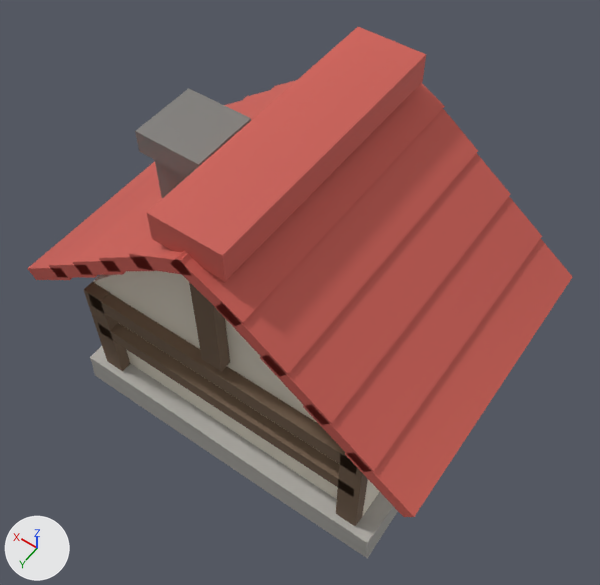
An edit to the glTF model apps/client/public/assets/slice/settlement.glb, drawn before and after from the same camera.
Rendered twice from a 50 mm lens placed at (-0.186, 0.259, 0.494), pointed at (-0.007, 0.009, 0.1). Lighting does not change. The marker at lower left points along +X, +Y and +Z. The picture after the commit comes second. Vertices at exactly the same position are counted once.

The older version as bpy lines, for what is in view:
```python
me_hs_chimney = bpy.data.meshes.new('hs_chimney')
me_hs_chimney.from_pydata(...)  # a box spanning x 0.034..0.066, y 0.0065..0.0385, z 0.084..0.204; a box spanning x 0.029..0.071, y 0.0015..0.0435, z 0.197..0.211
me_hs_chimney.materials.append(mat_building)
me_hs_foundation = bpy.data.meshes.new('hs_foundation')
me_hs_foundation.from_pydata(...)  # 32 vertices, 60 faces; spans x -0.113..0.113, y -0.089..0.088, z 0.0..0.022
me_hs_foundation.materials.append(mat_building)
me_hs_roof = bpy.data.meshes.new('hs_roof')
me_hs_roof.from_pydata(...)  # 88 vertices, 132 faces; spans x -0.136..0.136, y -0.093..0.093, z 0.098..0.219
me_hs_roof.materials.append(mat_building)
ob_hs_chimney = bpy.data.objects.new('hs_chimney', me_hs_chimney)
ob_hs_chimney.location = (0.0, 0.0, 0.0)
ob_hs_foundation = bpy.data.objects.new('hs_foundation', me_hs_foundation)
ob_hs_foundation.location = (0.0, 0.0, 0.0)
ob_hs_roof = bpy.data.objects.new('hs_roof', me_hs_roof)
ob_hs_roof.location = (0.0, 0.0, 0.0)
# also in view: 'hs_body' at (0.0, 0.0, 0.111); 'hs_timber' at (0.0, 0.0, 0.102)
```
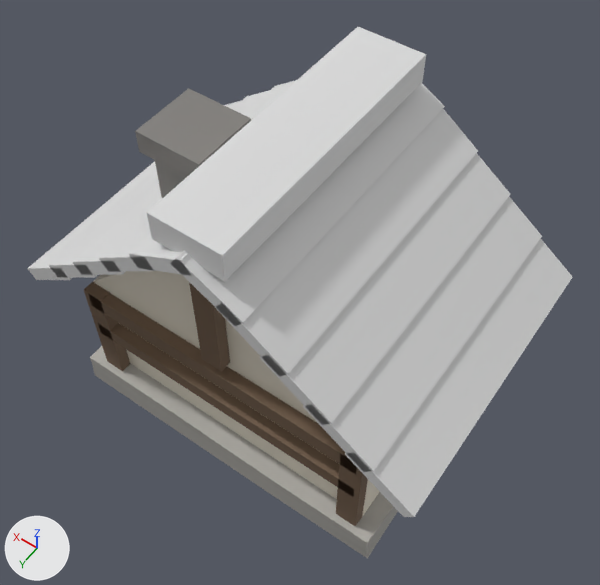
The change, as a diff of the scene's bpy script:
```diff
--- a/apps/client/public/assets/slice/settlement.glb.py
+++ b/apps/client/public/assets/slice/settlement.glb.py
@@ me_hs_roof @@
 me_hs_roof.from_pydata(...)  # 88 vertices, 132 faces; spans x -0.136..0.136, y -0.093..0.093, z 0.098..0.219
 # used by ob_hs_roof; location = (0.0, 0.0, 0.0)
+# me_hs_roof part 1: 132 faces centred in x -0.134..0.134, y -0.093..0.093, z 0.1..0.219 are repainted in the vertex colours; the middle colour goes from red #cb5d53 to light grey #dadada
 me_hs_roof.materials.append(mat_building)
```

Boxes [x1, y1, x2, y2] around the edits, measured in the pictures (600 x 585 px):
part 1 of me_hs_roof, recoloured (red to light grey): [27, 27, 572, 517] in both
